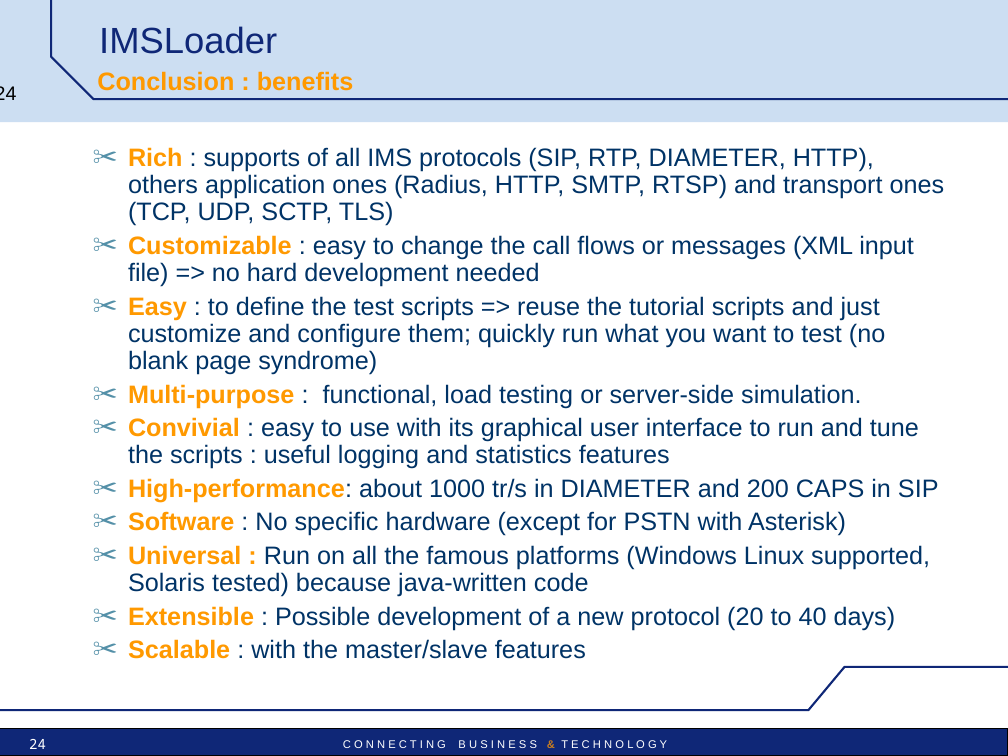
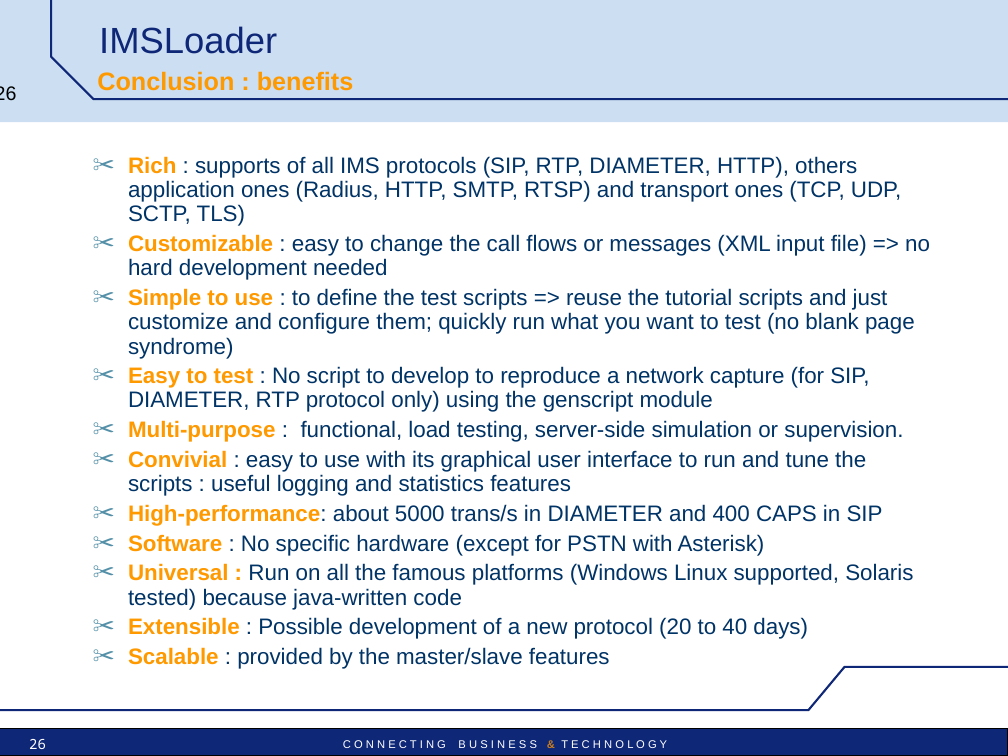
Before and after one commit to satishghiwari/mts-project, a slide deck: slide 26 of doc/IMSLoader-Pres-technical.ppt (slide 24 before the commit). Drawn at 1008x756 pixels with LibreOffice and Linux fonts; fonts in the diff are those of the drawing; background and template pictures are left out. Boxes give left, top, right and bottom in pixels: in the first picture for what was removed or moved away, otherwise in the second. Text is boxed around its words. In the diff, an @@ line names an element or a change of style, - is before the commit and + after.

```diff
--- a/doc/IMSLoader-Pres-technical.ppt
+++ b/doc/IMSLoader-Pres-technical.ppt
@@ page number at (0,86,17,101): text changed @@
-24
+26
@@ text "Rich : supports of all ...": place and size @@
-text "Rich : supports of all ..." at (128,147,945,659)
+text "Rich : supports of all ..." at (128,156,930,669)
@@ text at (128,156,930,639): size 18 to 16 pt in "Rich : supports of all IMS protocols ...", "Customizable : easy to change the call ...", "Convivial : easy to use with its ...", "Software : No specific hardware (except for ..." and 2 more places @@
@@ text at (128,288,915,442): text changed; size 18 to 16 pt @@
-✂ Easy : to define the test scripts => reuse the tutorial scripts and just customize and configure them; quickly run what you want to test (no blank page syndrome)
-✂ Multi-purpose : functional, load testing or server-side simulation.
+✂ Simple to use : to define the test scripts => reuse the tutorial scripts and just customize and configure them; quickly run what you want to test (no blank page syndrome)
+✂ Easy to test : No script to develop to reproduce a network capture (for SIP, DIAMETER, RTP protocol only) using the genscript module
+✂ Multi-purpose : functional, load testing, server-side simulation or supervision.
@@ text at (128,504,883,526): text changed; size 18 to 16 pt @@
-✂ High-performance: about 1000 tr/s in DIAMETER and 200 CAPS in SIP
+✂ High-performance: about 5000 trans/s in DIAMETER and 400 CAPS in SIP
@@ text at (128,647,610,669): text changed; size 18 to 16 pt @@
-✂ Scalable : with the master/slave features
+✂ Scalable : provided by the master/slave features
@@ page number at (29,739,46,749): text changed @@
-24
+26
```
Also in this commit, not shown: 3 other slides changed, 2 slides added.
